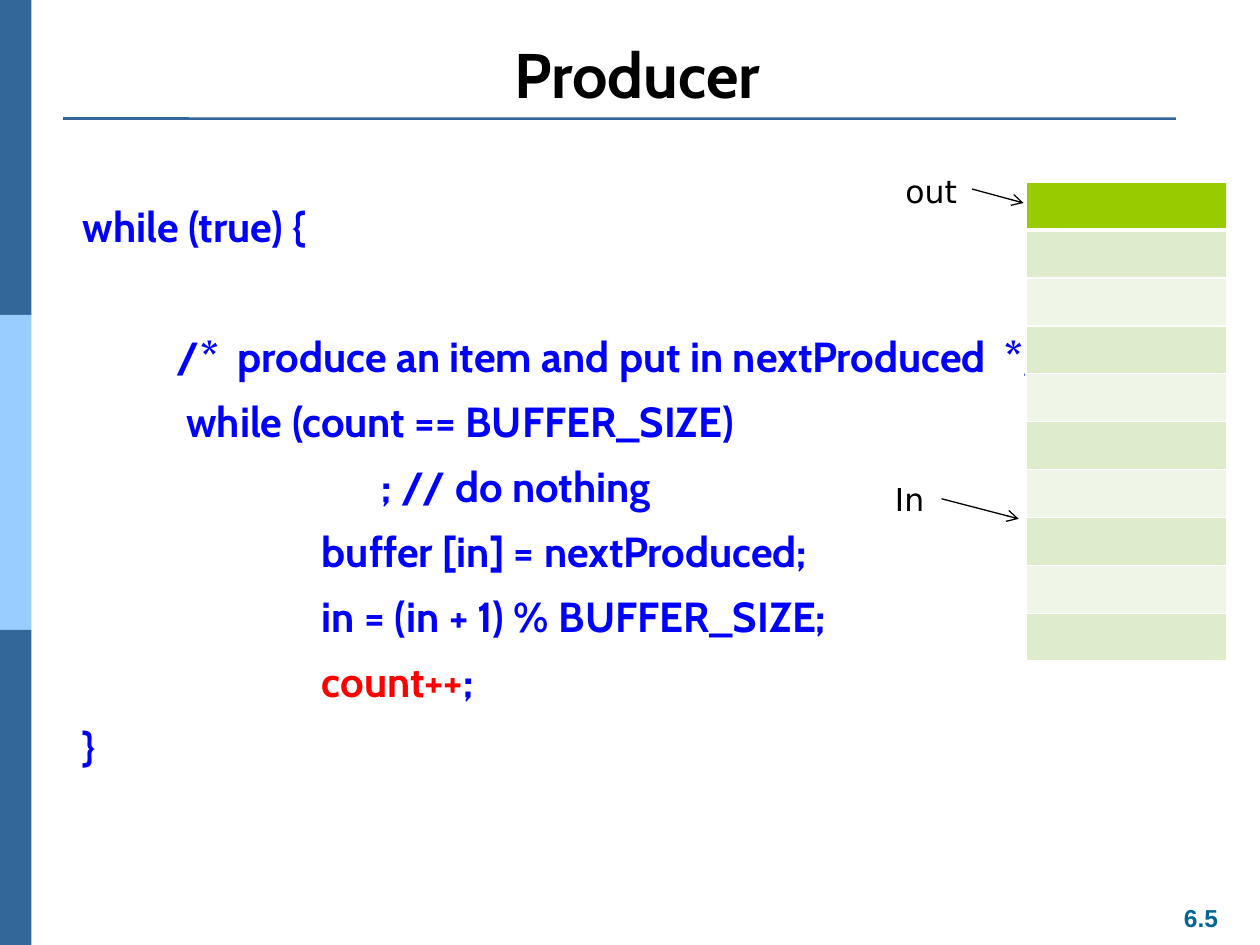
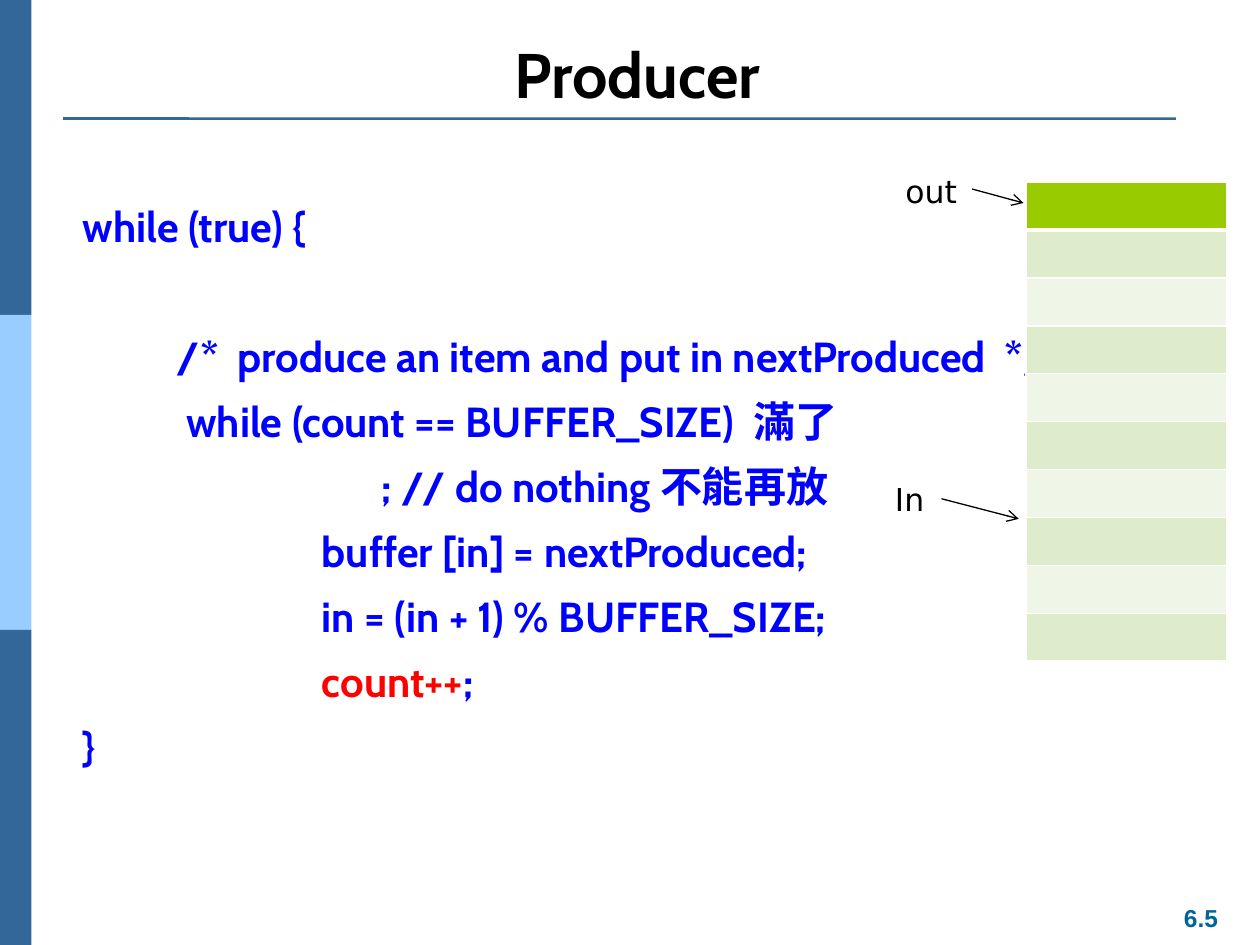
Before and after one commit to Yang09701194/OS_Learning, a slide deck: slide 5 of ch06.pptx. Drawn at 1260x945 pixels with LibreOffice and Linux fonts; fonts in the diff are those of the drawing. Boxes give left, top, right and bottom in pixels: in the first picture for what was removed or moved away, otherwise in the second. Text is boxed around its words. In the diff, an @@ line names an element or a change of style, - is before the commit and + after.

```diff
--- a/ch06.pptx
+++ b/ch06.pptx
@@ text at box(186, 401, 838, 512): text changed @@
-while (count == BUFFER_SIZE)
-; // do nothing
+while (count == BUFFER_SIZE) 滿了
+; // do nothing 不能再放
```
Also in this commit, not shown: 16 other slides changed, 1 slide added.
